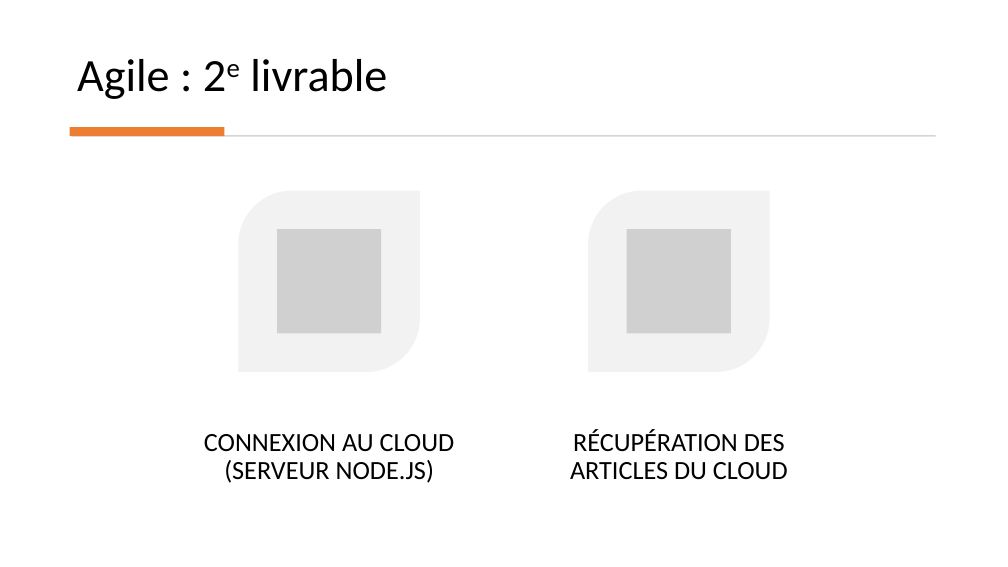
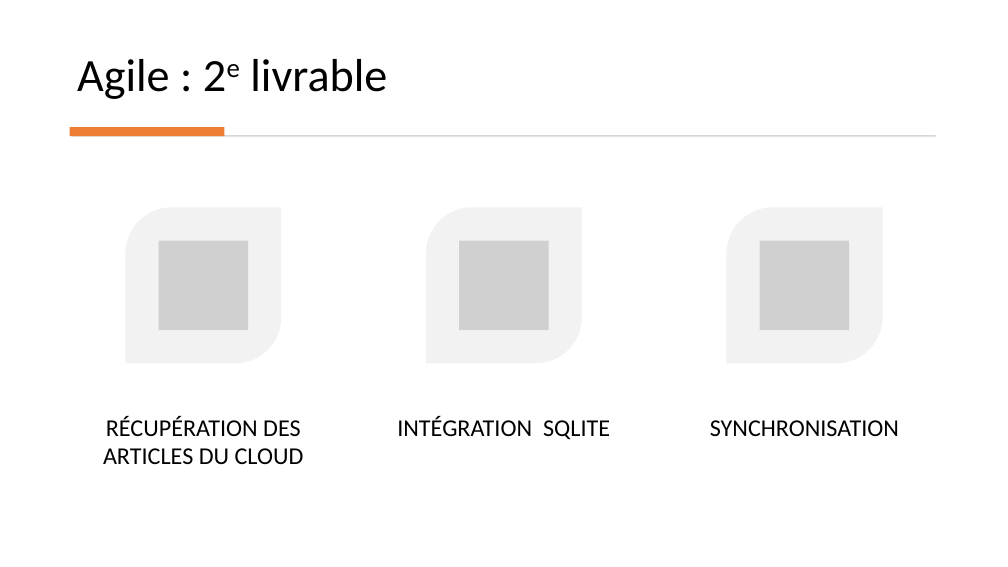
Before and after one commit to Danes99/esme-android, a slide deck: slide 11 of docs/pptx/Android Project - Group 1 - Becerra Stauner Taxil.pptx (slide 13 before the commit). Drawn at 1008x567 pixels with LibreOffice and Linux fonts; fonts in the diff are those of the drawing; grey boxes stand for pictures. Boxes give left, top, right and bottom in pixels: in the first picture for what was removed or moved away, otherwise in the second. Text is boxed around its words. In the diff, an @@ line names an element or a change of style, - is before the commit and + after.

```diff
--- a/docs/pptx/Android Project - Group 1 - Becerra Stauner Taxil.pptx
+++ b/docs/pptx/Android Project - Group 1 - Becerra Stauner Taxil.pptx
@@ round diag rect: place and size @@
-round diag rect at (238, 191, 420, 372)
+round diag rect at (126, 207, 281, 363)
@@ round diag rect: place and size @@
-round diag rect at (588, 191, 770, 372)
+round diag rect at (727, 207, 882, 363)
@@ picture: place and size @@
-picture at (277, 229, 381, 333)
+picture at (159, 240, 248, 330)
@@ picture: place and size @@
-picture at (627, 229, 731, 333)
+picture at (459, 240, 548, 330)
@@ text "RÉCUPÉRATION DES ARTICLES DU CLOUD": place and size @@
-text "RÉCUPÉRATION DES ARTICLES DU CLOUD" at (570, 429, 788, 480)
+text "RÉCUPÉRATION DES ARTICLES DU CLOUD" at (103, 416, 304, 464)
@@ text "RÉCUPÉRATION DES ARTICLES DU CLOUD" at (103, 416, 304, 464): size 25 to 23 pt; line spacing 0.9 to 1 @@
@@ text removed at (204, 434, 455, 483) @@
-CONNEXION AU CLOUD (SERVEUR NODE.JS)
@@ group added at (397, 207, 899, 440): 2 texts, 1 round diag rect, 1 picture @@
+INTÉGRATION SQLITE
+SYNCHRONISATION
```
Also in this commit, not shown: 2 other slides changed, 2 slides removed, 1 other file.
